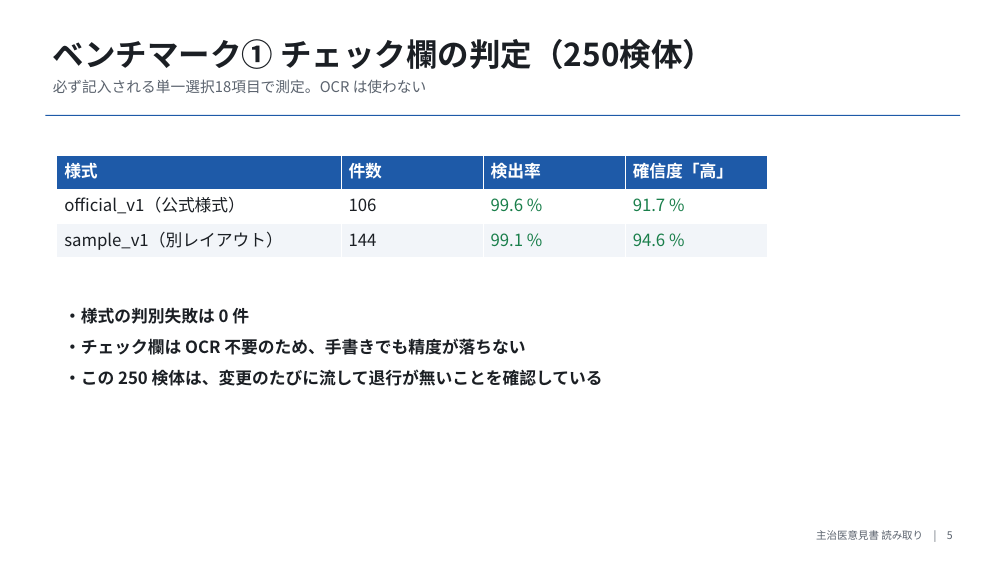
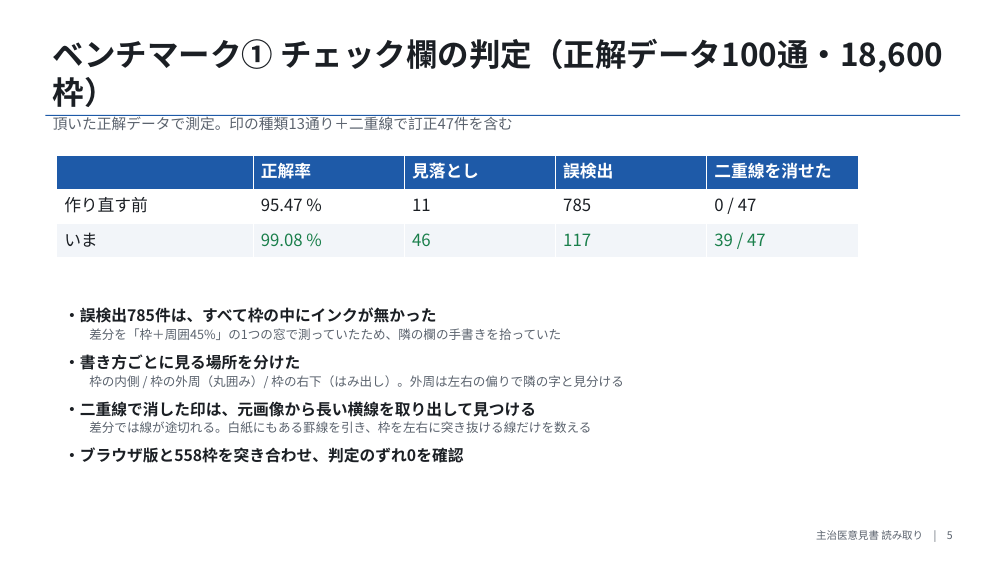
Before and after one commit to masarusanuki/ikensho-ocr, a slide deck: slide 5 of docs/主治医意見書読み取り_概要.pptx. Drawn at 1008x567 pixels with LibreOffice and Linux fonts; fonts in the diff are those of the drawing. Boxes give left, top, right and bottom in pixels: in the first picture for what was removed or moved away, otherwise in the second. Text is boxed around its words. In the diff, an @@ line names an element or a change of style, - is before the commit and + after.

```diff
--- a/docs/主治医意見書読み取り_概要.pptx
+++ b/docs/主治医意見書読み取り_概要.pptx
@@ text at (53, 38, 943, 130): text changed; size 14 to 30 pt; text colour #5B636E to #1B1F24; bold on @@
-ベンチマーク① チェック欄の判定（250検体）
-必ず記入される単一選択18項目で測定。OCR は使わない
+ベンチマーク① チェック欄の判定（正解データ100通・18,600枠）
+頂いた正解データで測定。印の種類13通り＋二重線で訂正47件を含む
@@ table at (57, 155, 858, 258) @@
-column 1: 様式 | official_v1（公式様式） | sample_v1（別レイアウト）
-column 2: 件数 | 106 | 144
-column 3: 検出率 | 99.6 % | 99.1 %
-column 4: 確信度「高」 | 91.7 % | 94.6 %
+column 1:  | 作り直す前 | いま
+column 2: 正解率 | 95.47 % | 99.08 %
+column 3: 見落とし | 11 | 46
+column 4: 誤検出 | 785 | 117
+column 5: 二重線を消せた | 0 / 47 | 39 / 47
@@ table: place and size @@
-table at (57, 155, 768, 258)
+table at (57, 155, 858, 258)
@@ text at (64, 307, 623, 463): text changed; size 16 to 12 pt; text colour #1B1F24 to #5B636E; bold off @@
-・様式の判別失敗は 0 件
-・チェック欄は OCR 不要のため、手書きでも精度が落ちない
-・この 250 検体は、変更のたびに流して退行が無いことを確認している
+・誤検出785件は、すべて枠の中にインクが無かった
+差分を「枠＋周囲45%」の1つの窓で測っていたため、隣の欄の手書きを拾っていた
+・書き方ごとに見る場所を分けた
+枠の内側 / 枠の外周（丸囲み）/ 枠の右下（はみ出し）。外周は左右の偏りで隣の字と見分ける
+・二重線で消した印は、元画像から長い横線を取り出して見つける
+差分では線が途切れる。白紙にもある罫線を引き、枠を左右に突き抜ける線だけを数える
+・ブラウザ版と558枠を突き合わせ、判定のずれ0を確認
```
Also in this commit, not shown: 11 other slides changed, 5 slides added, 3 other files.
